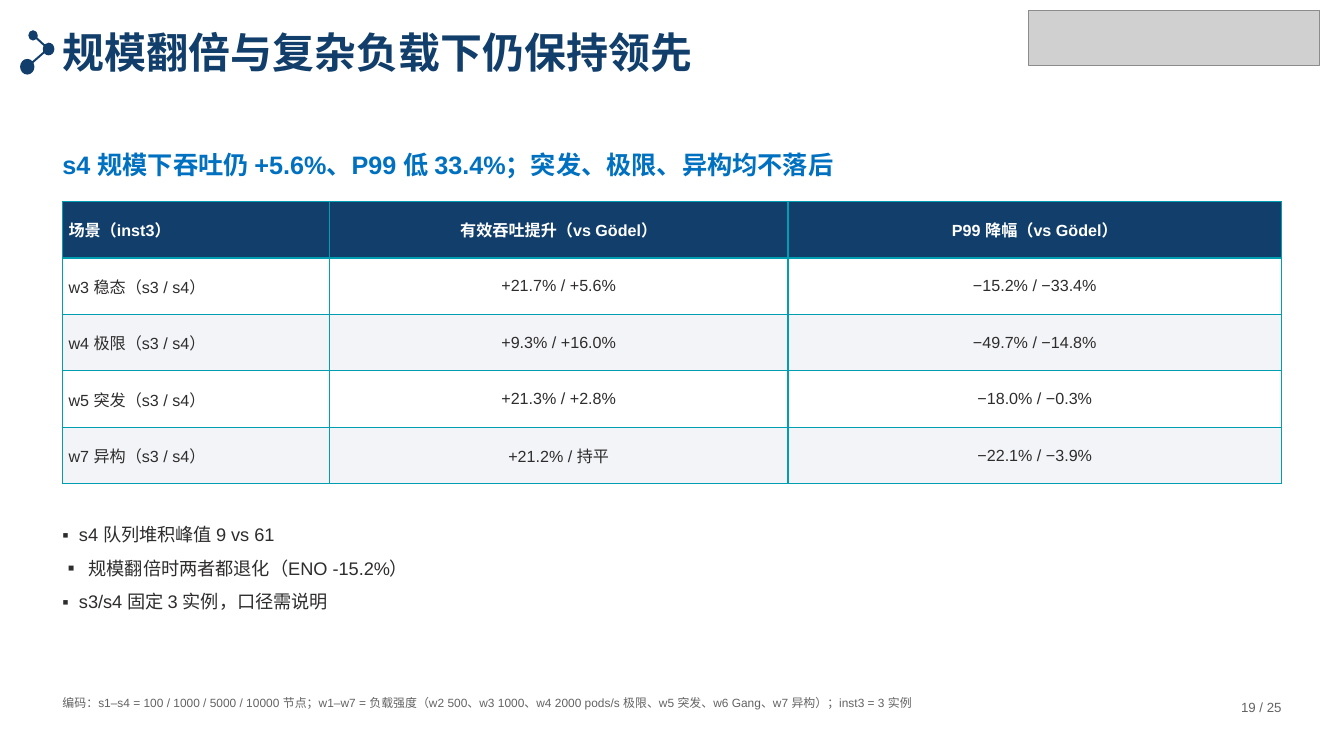
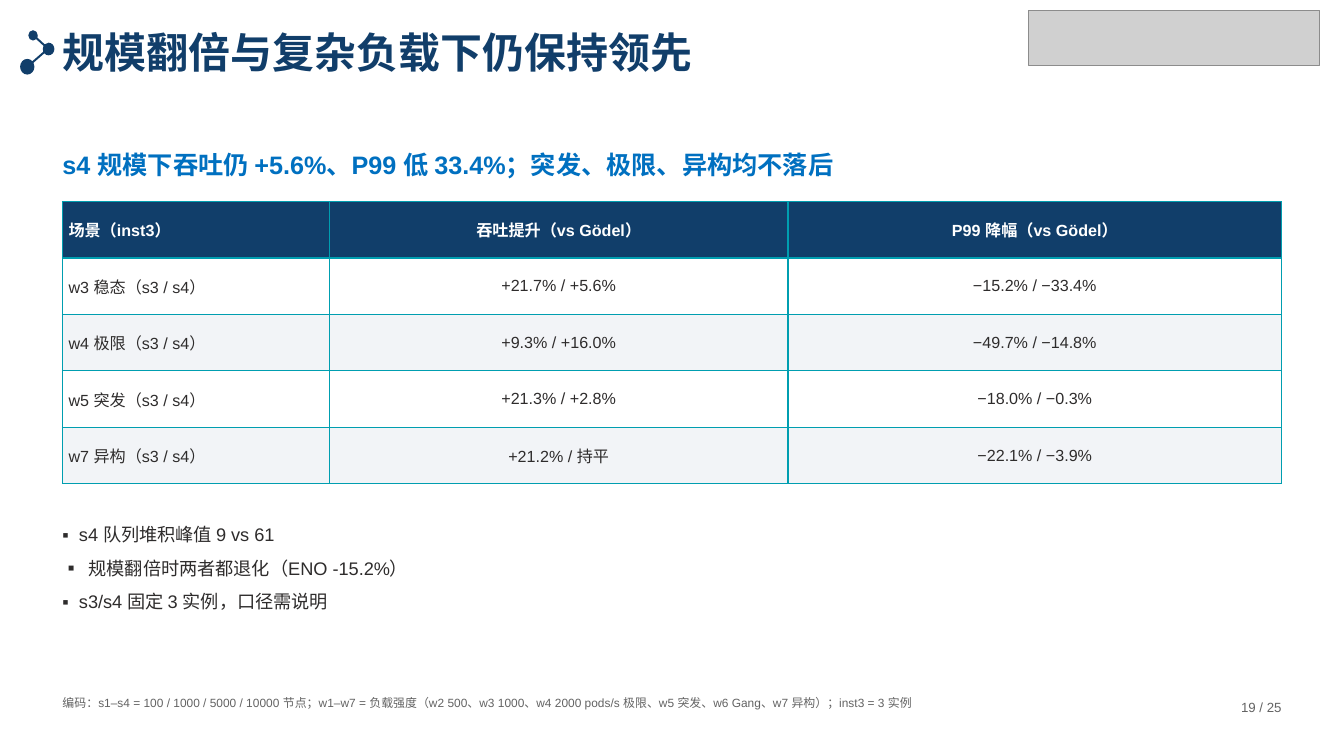
Before and after one commit to tengfei86/godel-scheduler, a slide deck: slide 19 of docs/thesis/defense/答辩PPT-北航模板版.pptx. Drawn at 1344x756 pixels with LibreOffice and Linux fonts; fonts in the diff are those of the drawing; grey boxes stand for pictures. Boxes give left, top, right and bottom in pixels: in the first picture for what was removed or moved away, otherwise in the second. Text is boxed around its words. In the diff, an @@ line names an element or a change of style, - is before the commit and + after.

```diff
--- a/docs/thesis/defense/答辩PPT-北航模板版.pptx
+++ b/docs/thesis/defense/答辩PPT-北航模板版.pptx
@@ table at <box>62,201,1282,484</box> @@
-row 1, column 2: 有效吞吐提升（vs Gödel）
+row 1, column 2: 吞吐提升（vs Gödel）
```
Also in this commit, not shown: 3 other files.
